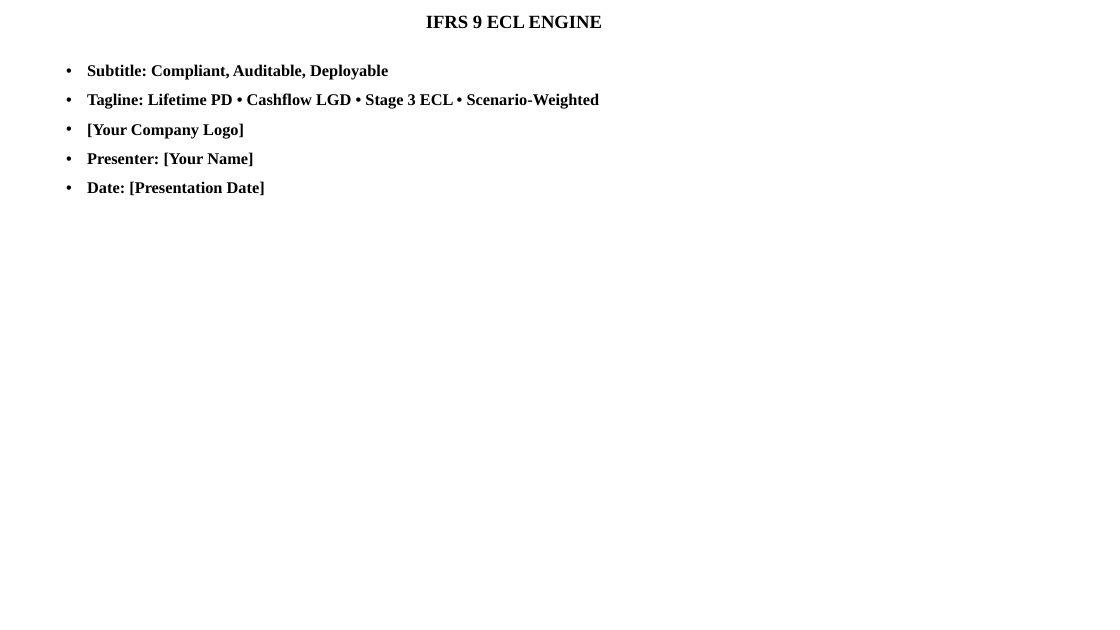
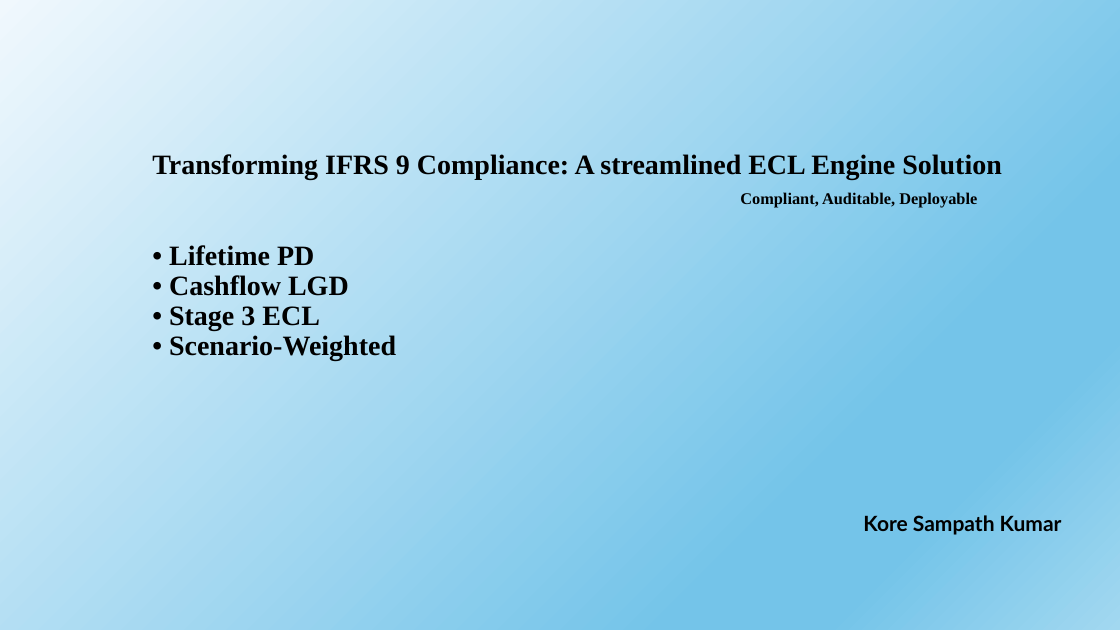
Before and after one commit to sampathkore4444/IFRS9-Engine, a slide deck: slide 1 of IFRS Engine.pptx. Drawn at 1120x630 pixels with LibreOffice and Linux fonts; fonts in the diff are those of the drawing. Boxes give left, top, right and bottom in pixels: in the first picture for what was removed or moved away, otherwise in the second. Text is boxed around its words. In the diff, an @@ line names an element or a change of style, - is before the commit and + after.

```diff
--- a/IFRS Engine.pptx
+++ b/IFRS Engine.pptx
@@ background #FFFFFF to gradient #F0F8FD to #74C4E9 to #A2D8F0 @@
@@ text removed at (87, 64, 600, 196) @@
-• Subtitle: Compliant, Auditable, Deployable
-• Tagline: Lifetime PD • Cashflow LGD • Stage 3 ECL • Scenario-Weighted
-• [Your Company Logo]
-• Presenter: [Your Name]
-• Date: [Presentation Date]
@@ title at (152, 154, 1002, 361): text changed; size 16 to 24 pt @@
-IFRS 9 ECL ENGINE
+Transforming IFRS 9 Compliance: A streamlined ECL Engine Solution
+Compliant, Auditable, Deployable
+• Lifetime PD
+• Cashflow LGD
+• Stage 3 ECL
+• Scenario-Weighted
@@ text added at (863, 515, 1062, 535), 18 pt, text #000000, bold @@
+Kore Sampath Kumar
```
Also in this commit, not shown: 11 other slides changed, 1 other file.
